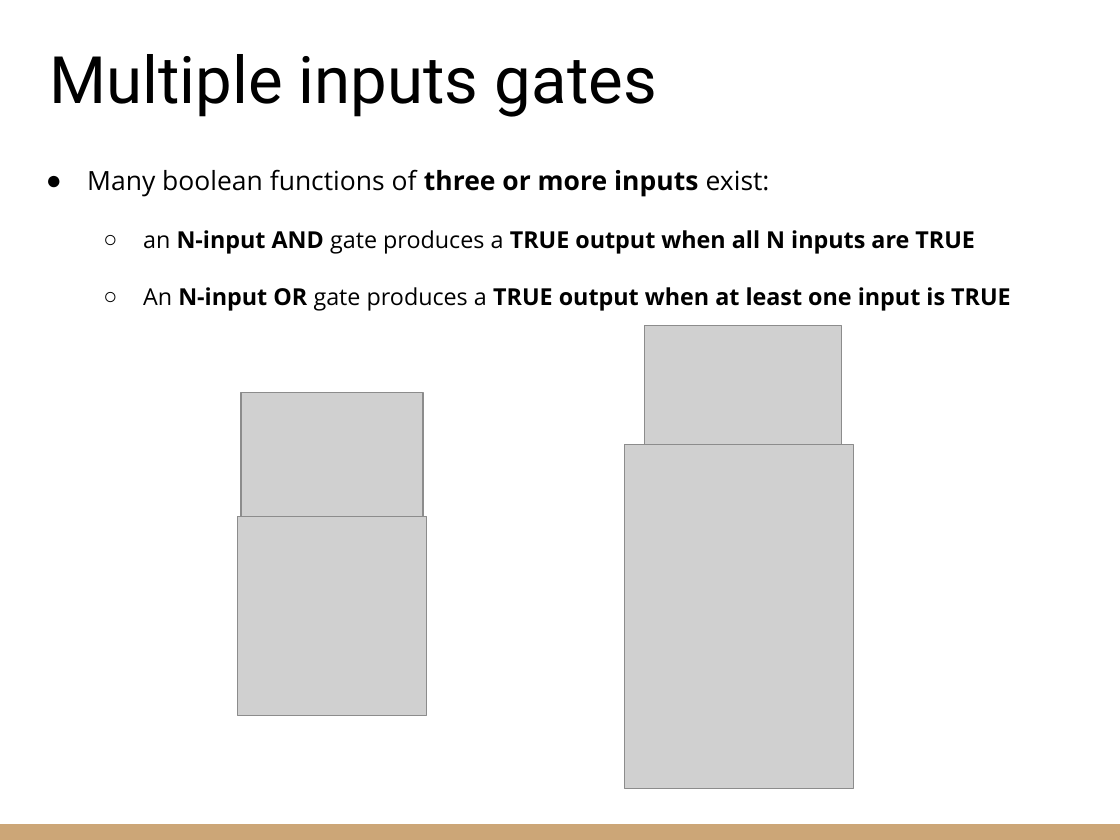
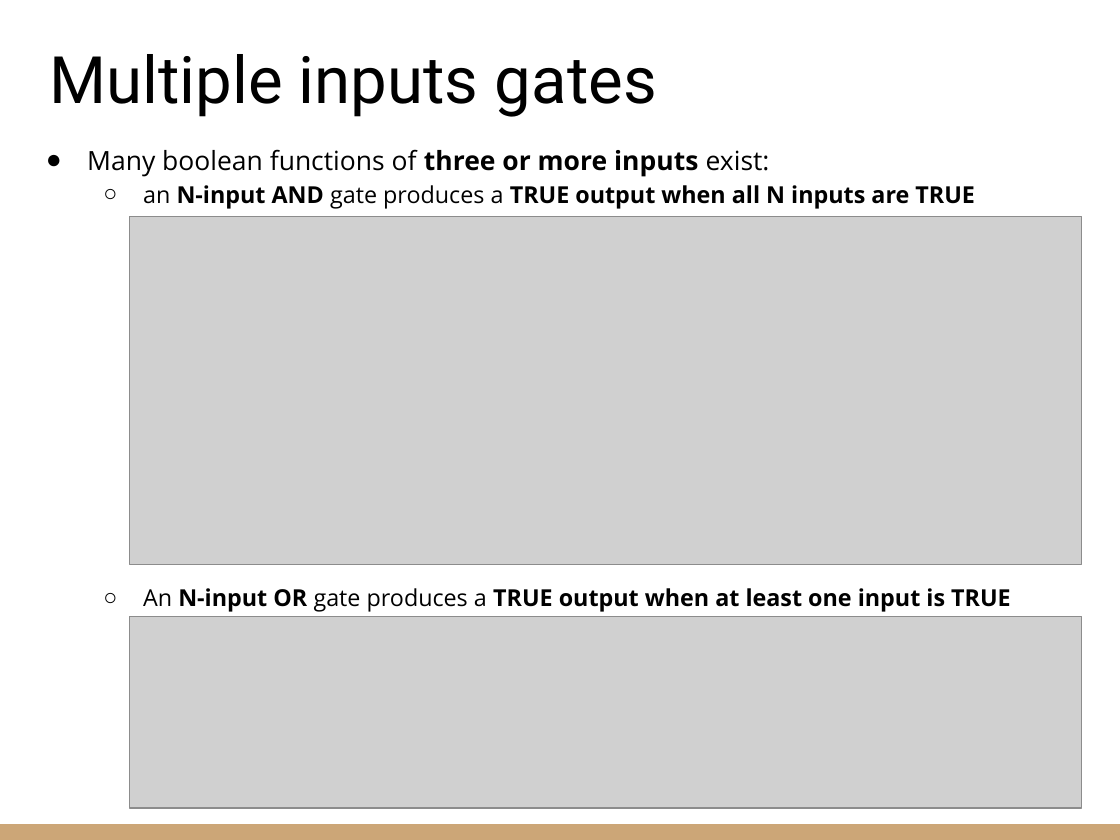
Before and after one commit to riccardoberta/esd, a slide deck: slide 10 of 03 - Logic Gates and Circuits/slides.pptx. Drawn at 1120x840 pixels with LibreOffice and Linux fonts; fonts in the diff are those of the drawing; grey boxes stand for pictures. Boxes give left, top, right and bottom in pixels: in the first picture for what was removed or moved away, otherwise in the second. Text is boxed around its words. In the diff, an @@ line names an element or a change of style, - is before the commit and + after.

Commit message:
Logic gates and circuits

```diff
--- a/03 - Logic Gates and Circuits/slides.pptx
+++ b/03 - Logic Gates and Circuits/slides.pptx
@@ text "Many boolean functions of three ..." moved from (x1=87, y1=169, x2=1011, y2=311) to (x1=87, y1=149, x2=1011, y2=612) @@
@@ text at (x1=143, y1=185, x2=1011, y2=612): less space between paragraphs @@
@@ picture added at (x1=130, y1=216, x2=1082, y2=564) @@
@@ picture removed at (x1=644, y1=326, x2=841, y2=459) @@
@@ picture removed at (x1=241, y1=393, x2=422, y2=710) @@
@@ picture removed at (x1=625, y1=445, x2=853, y2=788) @@
@@ picture removed at (x1=237, y1=516, x2=427, y2=716) @@
@@ picture added at (x1=130, y1=616, x2=1082, y2=808) @@
```
Also in this commit, not shown: 10 other slides changed, 3 slides removed, 5 other files.
